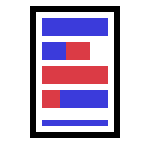
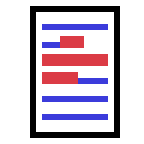
Revision of a layered 144px x 144px image; what changed, layer by layer:
painted on "icon" over [42, 18, 108, 126]
